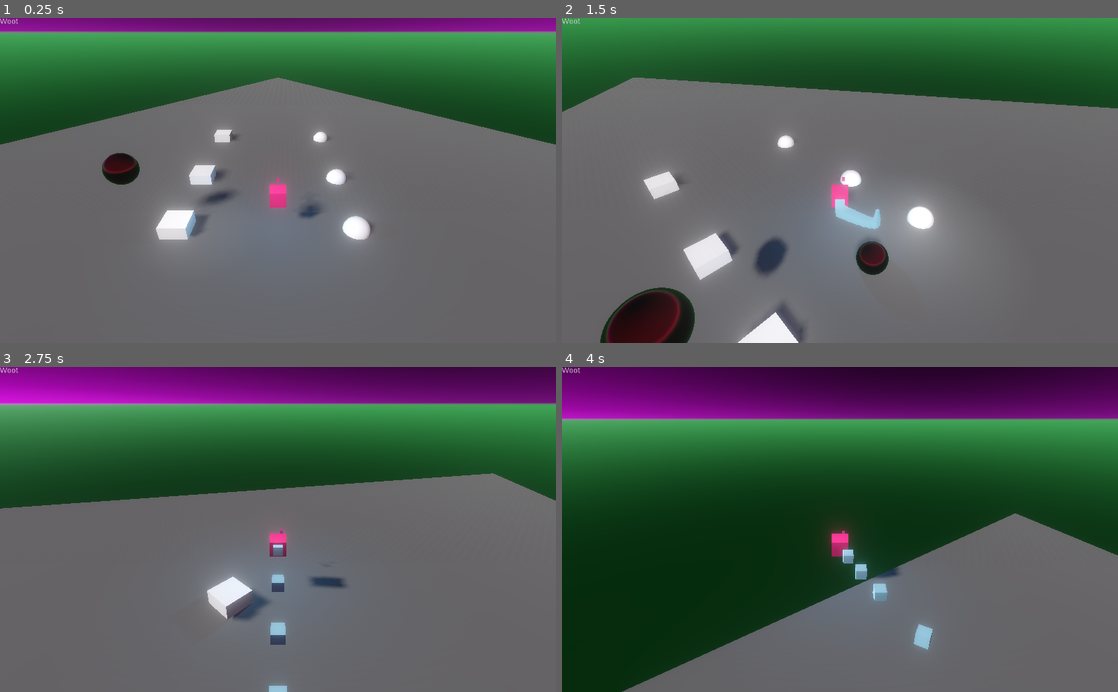
Above: before the commit, frames 1-4 (two rows, left to right).
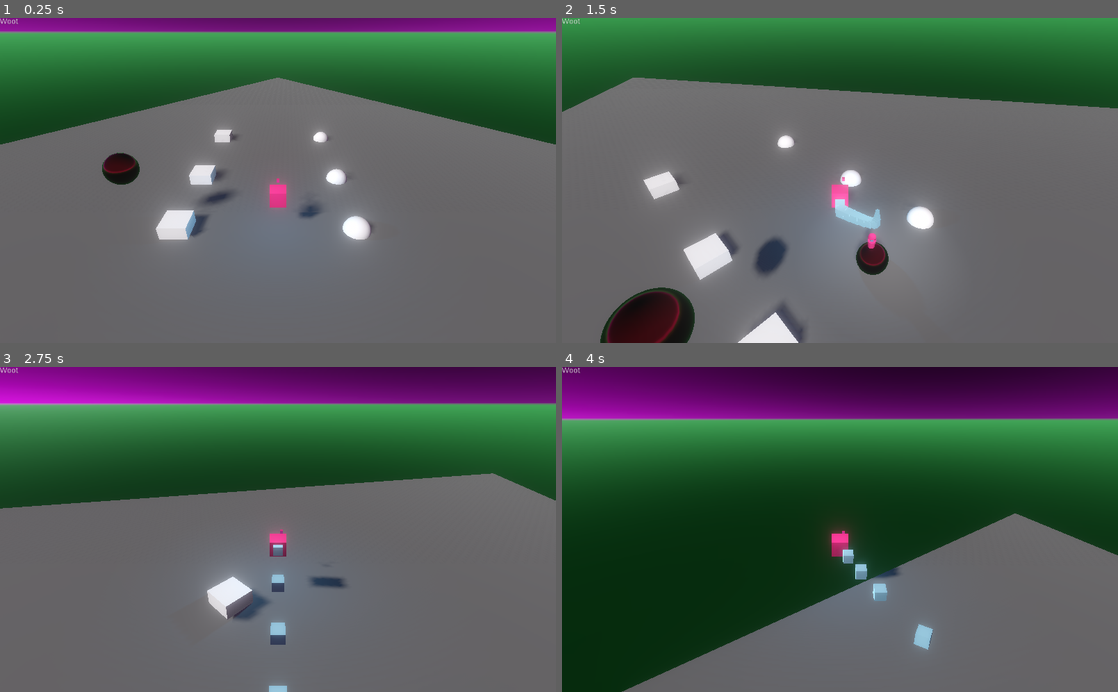
Above: after the commit, the same moments.

Repository: kirkja-leikjahonnunar/kor
Game: Godot game, scene res://Main/Main.tscn
Two runs of this game, one before a commit and one after it. Both use one fixed random seed, a clock stepped at 60 frames per second and the inputs below.
Inputs (mouse positions are in pixels of both pictures, inside the frame that each line leads up to):
- Up to frame 1 (0.25 s): no input
- Up to frame 2 (1.5 s): tap Enter at 0.5 s; move the mouse to (834, 187) at 0.52 s; hold Space (appy_breaks) 0.53-1.28 s; hold W (move_forward) from 0.53 s (still down); click (834, 187) at 0.67 s; tap Middle mouse button (jump) at 0.77, 1.07 s; right-click (834, 187) at 0.8 s; move the mouse to (878, 183) at 1.27 s; right-click (878, 183) at 1.35 s
- Up to frame 3 (2.75 s): keep holding W (move_forward); tap Middle mouse button (jump) at 1.52, 1.82, 2.3 s; click (316, 532) at 1.55 s; move the mouse to (233, 526) at 2.02 s; click (233, 526) at 2.1 s
- Up to frame 4 (4 s): move the mouse to (845, 529) at 2.77 s; release W (move_forward) at 2.78 s; hold A (move_left) 2.78-3.53 s; tap Middle mouse button (jump) at 2.85, 3.02, 3.32, 3.77 s; click (845, 529) at 2.92 s; tap Space (appy_breaks) at 3.05 s; move the mouse to (817, 523) at 3.52 s; hold W (move_forward) from 3.53 s (still down); hold Space (appy_breaks) from 3.53 s (still down); click (817, 523) at 3.67 s; right-click (817, 523) at 3.8 s

The runs differ from the first frame. In frame 1, less than 0.1% of the frame differs, in the area x 34-37%, y 59-67%; in frame 2, 0.1%, in the area x 52-66%, y 57-72%; in frame 3, less than 0.1%; in frame 4, nothing differs.

Commit message:
Hooked up a basic joypad controller Voidling navigation.

Diff:
--- a/Code/KirkjaOnline/Actors/Bubble/Bubble.tscn
+++ b/Code/KirkjaOnline/Actors/Bubble/Bubble.tscn
@@ -14,10 +14,6 @@
 [node name="Bubble" type="Spatial"]
 script = ExtResource( 1 )
 
-[node name="OmniLight" type="OmniLight" parent="."]
-transform = Transform( 1, 0, 0, 0, 1, 0, 0, 0, 1, 4.27095, 2.02651, -4.76837e-07 )
-omni_range = 8.37422
-
 [node name="RigidBody" type="RigidBody" parent="."]
 gravity_scale = 0.0
 linear_velocity = Vector3( 0, 1, 0 )
--- a/Code/KirkjaOnline/Actors/Signpost/Signpost.tscn
+++ b/Code/KirkjaOnline/Actors/Signpost/Signpost.tscn
@@ -17,6 +17,17 @@
 radius = 0.25
 height = 0.25
 is_hemisphere = true
+
+[sub_resource type="Animation" id=4]
+resource_name = "grow"
+length = 3.0
+tracks/0/type = "transform"
+tracks/0/path = NodePath(".")
+tracks/0/interp = 1
+tracks/0/loop_wrap = true
+tracks/0/imported = false
+tracks/0/enabled = true
+tracks/0/keys = PoolRealArray( 0, 1, 0, 0, 0, 0, 0, 0, 1, 0.1, 0.1, 0.1, 1, 1, 0, 0, 0, 0, 0, 0, 1, 1.14374, 1.14374, 1.14374, 1.3, 1, 0, 0, 0, 0, 0, 0, 1, 1, 1, 1 )
 
 [node name="Signpost" type="Spatial"]
 script = ExtResource( 1 )
@@ -44,4 +55,7 @@
 wait_time = 5.0
 autostart = true
 
+[node name="AnimationPlayer" type="AnimationPlayer" parent="."]
+anims/grow = SubResource( 4 )
+
 [connection signal="timeout" from="Timer" to="." method="_on_Timer_timeout"]
--- a/Code/KirkjaOnline/Actors/Signpost/assets/signpost.gd
+++ b/Code/KirkjaOnline/Actors/Signpost/assets/signpost.gd
@@ -2,7 +2,7 @@
 extends Spatial
 class_name Signpost
 
-#export var message: String = "Your Message."
+export var lifetime: float = 4.0
 
 func Initialize(primary: Color, secondary: Color) -> void:
 	var material: Material = $Post.get_surface_material(0)
@@ -10,5 +10,6 @@
 	material = $Bulb.get_surface_material(0)
 	material.set_shader_param("Color", secondary)
 
+
 func _on_Timer_timeout() -> void:
 	queue_free()
--- a/Code/KirkjaOnline/Actors/Voidling/Assets/Voidling.gd
+++ b/Code/KirkjaOnline/Actors/Voidling/Assets/Voidling.gd
@@ -6,8 +6,8 @@
 enum TravelMode { GLIDE, WALK }
 
 # Properties.
-export var MouseSensitivityX: float = 0.01
-export var MouseSensitivityY: float = 0.01
+export var MouseSenesitivity: float = 0.01
+export var JoypadLookSpeed: float = 5.0
 
 export var PrimaryColor: Color = Color.purple
 export var SecondaryColor: Color = Color.chartreuse
@@ -40,6 +40,93 @@
 
 # TODO: Does this message apear anywhere like the todo list in VS?
 
+
+###################
+# Godot Functions #
+###################
+
+#----------
+# Update().
+#----------
+func _process(delta_time: float) -> void:
+	if travel_mode == TravelMode.GLIDE:
+
+		var thrust_vector: Vector3 = Vector3.ZERO # Set to zero every time through.
+
+		# The keyboard bit.
+		if Input.is_action_pressed("move_forward"):
+			thrust_vector -= Vector3(sin(APPARITION.rotation.y), 0, cos(APPARITION.rotation.y))
+		if Input.is_action_pressed("move_back"):
+			thrust_vector += Vector3(sin(APPARITION.rotation.y), 0, cos(APPARITION.rotation.y))
+		if Input.is_action_pressed("move_left"):
+			thrust_vector -= APPARITION.transform.basis.x
+		if Input.is_action_pressed("move_right"):
+			thrust_vector += APPARITION.transform.basis.x
+
+		if Input.is_action_just_pressed("jump"):
+			print("Jump")
+
+		if Input.is_action_just_released("jump"):
+			print("Unjump")
+
+		if Input.is_action_pressed("move_up"):
+			thrust_vector -= Vector3.UP
+		if Input.is_action_pressed("move_down"):
+			thrust_vector -= Vector3.DOWN
+
+		# The gamepad bit.
+		APPARITION.rotate_y(-(Input.get_action_strength("look_right") - Input.get_action_strength("look_left")) * JoypadLookSpeed * delta_time) # Yaw.
+		APPARITION.rotate_object_local(Vector3.RIGHT, -(Input.get_action_strength("look_down") - Input.get_action_strength("look_up")) * JoypadLookSpeed * delta_time) # Pitch.
+
+		# Any thrusting going on?
+		if thrust_vector != Vector3.ZERO:
+			velocity += thrust_vector * thrust_power * delta_time
+
+
+
+		# Brakes for all.
+		if Input.is_action_pressed("appy_breaks"):
+			velocity *= break_power
+
+
+
+		if Input.is_action_just_pressed("post_sign") and FLOORCAST.is_colliding():
+			var collision_point: Vector3 = FLOORCAST.get_collision_point()
+
+			var signpost: Signpost = signpost_ps.instance()
+			signpost.Initialize(PrimaryColor, SecondaryColor)
+			signpost.translation = collision_point
+			self.main.VOID.add_child(signpost)
+			print("Post sign.")
+
+	translate(velocity) #velocity = move_and_slide(velocity)
+	Raycast()
+
+
+#-------
+# Input.
+#-------
+func _input(event: InputEvent) -> void:
+	if travel_mode == TravelMode.GLIDE:
+
+		# The mouse bit.
+		if event is InputEventMouseMotion:
+			if Input.is_action_pressed("move_forward") or Input.is_action_pressed("move_back") or \
+			Input.is_action_pressed("move_left") or Input.is_action_pressed("move_right") or \
+			Input.is_action_pressed("enable_steering"):
+				self.rotate_y(event.get_relative().x * -MouseSenesitivity) # Yaw.
+				APPARITION.rotate_object_local(Vector3.RIGHT, event.get_relative().y * -MouseSenesitivity) # Pitch.
+			else:
+				APPARITION.rotate_y(event.get_relative().x * -MouseSenesitivity) # Yaw.
+				APPARITION.rotate_object_local(Vector3.RIGHT, event.get_relative().y * -MouseSenesitivity) # Pitch.
+
+
+
+
+
+
+
+
 # Initialize.
 func Initialize(main: Node, pronouns: String):
 	self.main = main
@@ -52,78 +139,6 @@
 
 	$Apparition/Column.process_material.set_color(SecondaryColor)
 	$Apparition/CentralLight.set_color(SecondaryColor)
-
-###################
-# Godot Functions #
-###################
-	# Messin' with StackOverflow.
-
-	#var forward: Vector3 = Vector3(-sin(rotation.y), 0, -cos(rotation.y))
-	#var left: Vector3 = Vector3(sin(rotation.y - PI / 2), 0, cos(rotation.y - PI / 2))
-
-
-	#Vector3 forward = new Vector3(-(float)Math.Sin(Rotation.y), 0, -(float)Math.Cos(Rotation.y));
-	#Vector3 left = new Vector3((float)Math.Sin(Rotation.y - Math.PI/2), 0, (float)Math.Cos(Rotation.y - Math.PI/2));
-
-
-
-#----------
-# Update().
-#----------
-func _process(delta_time: float) -> void:
-	if travel_mode == TravelMode.GLIDE:
-
-#		input_vector.x = Input.get_action_strength("ui_right") - Input.get_action_strength("ui_left")
-#		input_vector.z = Input.get_action_strength("ui_down") - Input.get_action_strength("ui_up")
-
-#		var input_vector: Vector3 = Vector3.ZERO
-#		input_vector.x = Input.get_action_strength("move_right") - Input.get_action_strength("move_left")
-#		input_vector.z = Input.get_action_strength("move_back") - Input.get_action_strength("move_forward")
-#		input_vector = input_vector.normalized()
-
-		var thrust_vector: Vector3 = Vector3.ZERO
-
-		if Input.is_action_pressed("move_forward"):
-			thrust_vector -= Vector3(sin(APPARITION.rotation.y), 0, cos(APPARITION.rotation.y))
-		if Input.is_action_pressed("move_back"):
-			thrust_vector += Vector3(sin(APPARITION.rotation.y), 0, cos(APPARITION.rotation.y))
-		if Input.is_action_pressed("move_left"):
-			thrust_vector -= APPARITION.transform.basis.x
-		if Input.is_action_pressed("move_right"):
-			thrust_vector += APPARITION.transform.basis.x
-
-		if Input.is_action_pressed("move_up"):
-			thrust_vector -= Vector3.UP
-		if Input.is_action_pressed("move_down"):
-			thrust_vector -= Vector3.DOWN
-
-
-
-		if thrust_vector != Vector3.ZERO:
-			velocity += thrust_vector * thrust_power * delta_time
-			#velocity = velocity
-			#velocity = move_and_slide(velocity)
-
-
-
-		# Brakes for all.
-		if Input.is_action_pressed("appy_breaks"):
-			velocity *= break_power
-
-		# Walking.
-		if travel_mode == TravelMode.WALK:
-			if Input.is_action_just_pressed("jump"):
-				print("Jump start")
-			if Input.is_action_just_released("jump"):
-				print("Jump end")
-
-
-
-
-
-		translate(velocity)
-		Raycast()
-
 
 
 # Racast logic.
@@ -140,40 +155,7 @@
 		if other_object.owner is Bubble:
 			other_object.queue_free()
 
-	if FLOORCAST.is_enabled() and FLOORCAST.is_colliding():
-		if Input.is_action_just_pressed("post_sign"):
-			var collision_point: Vector3 = FLOORCAST.get_collision_point()
 
-			var signpost: Signpost = signpost_ps.instance()
-			signpost.Initialize(PrimaryColor, SecondaryColor)
-			signpost.translation = collision_point
-			self.main.VOID.add_child(signpost)
-			print("Post sign.")
-
-
-
-
-# Input.
-func _input(event: InputEvent) -> void:
-	if event is InputEventMouseMotion:
-
-		if travel_mode == TravelMode.GLIDE:
-			if Input.is_action_pressed("move_forward") or Input.is_action_pressed("move_back") or \
-			Input.is_action_pressed("move_left") or Input.is_action_pressed("move_right") or \
-			Input.is_action_pressed("enable_steering"):
-				self.rotate_y(event.get_relative().x * -MouseSensitivityX) # Yaw.
-				APPARITION.rotate_object_local(Vector3.RIGHT, event.get_relative().y * -MouseSensitivityY) # Pitch.
-			else:
-				APPARITION.rotate_y(event.get_relative().x * -MouseSensitivityX) # Yaw for Voidling node.
-				APPARITION.rotate_object_local(Vector3.RIGHT, event.get_relative().y * -MouseSensitivityY) # Pitch.
-
-
-
-
-	# If you want to type like a Keyboard.
-	#if event is InputEventKey:
-	#	if event.is_action_pressed("move_forward", true):
-	#		print("move_forward")
 
 
 #export var reset_to_zero: bool = false setget reset_zero
--- a/Code/KirkjaOnline/Actors/Voidling/Voidling.tscn
+++ b/Code/KirkjaOnline/Actors/Voidling/Voidling.tscn
@@ -24,15 +24,16 @@
 
 [node name="CollisionShape" type="CollisionShape" parent="."]
 transform = Transform( 1, 0, 0, 0, 1, 0, 0, 0, 1, 0, 1, 0 )
-shape = SubResource( 4 )
+shape = SubResource( 1 )
 
 [node name="FloorCast" type="RayCast" parent="."]
 transform = Transform( 1, 0, 0, 0, 1, 0, 0, 0, 1, 0, 1, 0 )
+enabled = true
 cast_to = Vector3( 0, -10, 0 )
 
 [node name="Forward" type="MeshInstance" parent="."]
 transform = Transform( 0.22, 0, 0, 0, 0.22, 0, 0, 0, 0.22, 0, 1, -2 )
-mesh = SubResource( 1 )
+mesh = SubResource( 2 )
 material/0 = ExtResource( 4 )
 
 [node name="Apparition" type="Area" parent="."]
@@ -78,16 +79,16 @@
 [node name="SpotLight" type="SpotLight" parent="Apparition"]
 transform = Transform( 1, 0, 0, 0, 0.598856, 0.800857, 0, -0.800857, 0.598856, -0.48994, 2.99432, 1.7181 )
 
-[node name="Control" type="Control" parent="."]
+[node name="DebugUI" type="Control" parent="."]
 anchor_right = 1.0
 anchor_bottom = 1.0
 __meta__ = {
 "_edit_use_anchors_": false
 }
 
-[node name="Label" type="Label" parent="Control"]
-margin_right = 185.0
-margin_bottom = 132.0
+[node name="Label" type="Label" parent="DebugUI"]
+anchor_right = 1.0
+margin_bottom = 14.0
 text = "Woot"
 __meta__ = {
 "_edit_use_anchors_": false
--- /dev/null
+++ b/Code/KirkjaOnline/Debug/DebugUI.tscn
@@ -0,0 +1,19 @@
+[gd_scene load_steps=2 format=2]
+
+[ext_resource path="res://Debug/debug_ui.gd" type="Script" id=1]
+
+[node name="DebugUI" type="Control"]
+anchor_right = 1.0
+anchor_bottom = 1.0
+script = ExtResource( 1 )
+__meta__ = {
+"_edit_use_anchors_": false
+}
+
+[node name="Printout" type="Label" parent="."]
+margin_right = 1012.0
+margin_bottom = 35.0
+text = "Debug UI Is here."
+__meta__ = {
+"_edit_use_anchors_": false
+}
--- /dev/null
+++ b/Code/KirkjaOnline/Debug/debug_ui.gd
@@ -0,0 +1,4 @@
+extends Control
+
+func Print(message: String) -> void:
+	$Printout.text = message
--- a/Code/KirkjaOnline/Main/Main.tscn
+++ b/Code/KirkjaOnline/Main/Main.tscn
@@ -89,16 +89,6 @@
 [node name="Timer" type="Timer" parent="Node3D"]
 autostart = true
 
-[node name="Node2D" type="Node2D" parent="."]
-position = Vector2( -1, 0 )
-
-[node name="NodeUI" type="Control" parent="."]
-margin_right = 40.0
-margin_bottom = 40.0
-__meta__ = {
-"_edit_use_anchors_": false
-}
-
 [node name="AudioStreamPlayer" type="AudioStreamPlayer" parent="."]
 stream = ExtResource( 4 )
 volume_db = -10.0
--- a/Code/KirkjaOnline/Main/assets/main.gd
+++ b/Code/KirkjaOnline/Main/assets/main.gd
@@ -6,16 +6,17 @@
 onready var sign_ps: PackedScene = preload("res://Actors/Signpost/Signpost.tscn")
 onready var bubble_ps: PackedScene = preload("res://Actors/Bubble/Bubble.tscn")
 
-# Renaming convinience.
 # Node refrences.
 onready var VOID: Spatial = $Node3D/Void
-onready var UI: Control = $NodeUI
 
 var player: Spatial = null
 
 # Hey.
 func Hey(message: String) -> void:
 	print(message)
+
+func HeyUI(message: String) -> void:
+	$DebugUI.Print(message)
 
 func Reparent(node: Node, new_parent: Node):
 	node.get_parent().remove_child(node)
@@ -39,10 +40,15 @@
 	VOID.add_child(voidling)
 
 
+
+
 # [ Escape ] key.
 func _unhandled_input(event):
 	if event is InputEventKey:
 		if event.pressed and event.scancode == KEY_ESCAPE:
+			get_tree().quit()
+	if event is InputEventJoypadButton:
+		if event.pressed and event.button_index == 11: # Joypad [Start] button.
 			get_tree().quit()
 
 
--- a/Code/KirkjaOnline/project.godot
+++ b/Code/KirkjaOnline/project.godot
@@ -50,10 +50,6 @@
 
 [input]
 
-ui_end={
-"deadzone": 0.5,
-"events": [  ]
-}
 move_forward={
 "deadzone": 0.5,
 "events": [ Object(InputEventKey,"resource_local_to_scene":false,"resource_name":"","device":0,"alt":false,"shift":false,"control":false,"meta":false,"command":false,"pressed":false,"scancode":87,"unicode":0,"echo":false,"script":null)
@@ -88,10 +84,24 @@
 "events": [ Object(InputEventKey,"resource_local_to_scene":false,"resource_name":"","device":0,"alt":false,"shift":false,"control":false,"meta":false,"command":false,"pressed":false,"scancode":69,"unicode":0,"echo":false,"script":null)
  ]
 }
-appy_breaks={
+look_left={
 "deadzone": 0.5,
-"events": [ Object(InputEventKey,"resource_local_to_scene":false,"resource_name":"","device":0,"alt":false,"shift":false,"control":false,"meta":false,"command":false,"pressed":false,"scancode":32,"unicode":0,"echo":false,"script":null)
-, Object(InputEventJoypadButton,"resource_local_to_scene":false,"resource_name":"","device":0,"button_index":13,"pressure":0.0,"pressed":false,"script":null)
+"events": [ Object(InputEventJoypadMotion,"resource_local_to_scene":false,"resource_name":"","device":0,"axis":2,"axis_value":-1.0,"script":null)
+ ]
+}
+look_right={
+"deadzone": 0.5,
+"events": [ Object(InputEventJoypadMotion,"resource_local_to_scene":false,"resource_name":"","device":0,"axis":2,"axis_value":1.0,"script":null)
+ ]
+}
+look_up={
+"deadzone": 0.5,
+"events": [ Object(InputEventJoypadMotion,"resource_local_to_scene":false,"resource_name":"","device":0,"axis":3,"axis_value":-1.0,"script":null)
+ ]
+}
+look_down={
+"deadzone": 0.5,
+"events": [ Object(InputEventJoypadMotion,"resource_local_to_scene":false,"resource_name":"","device":0,"axis":3,"axis_value":1.0,"script":null)
  ]
 }
 jump={
@@ -100,16 +110,13 @@
 , Object(InputEventJoypadButton,"resource_local_to_scene":false,"resource_name":"","device":0,"button_index":0,"pressure":0.0,"pressed":false,"script":null)
  ]
 }
-toggle_travel_mode={
+appy_breaks={
 "deadzone": 0.5,
-"events": [ Object(InputEventKey,"resource_local_to_scene":false,"resource_name":"","device":0,"alt":false,"shift":false,"control":false,"meta":false,"command":false,"pressed":false,"scancode":16777218,"unicode":0,"echo":false,"script":null)
+"events": [ Object(InputEventKey,"resource_local_to_scene":false,"resource_name":"","device":0,"alt":false,"shift":false,"control":false,"meta":false,"command":false,"pressed":false,"scancode":32,"unicode":0,"echo":false,"script":null)
+, Object(InputEventJoypadButton,"resource_local_to_scene":false,"resource_name":"","device":0,"button_index":13,"pressure":0.0,"pressed":false,"script":null)
  ]
 }
-alt_fly_ui={
-"deadzone": 0.5,
-"events": [  ]
-}
-enable_laser={
+enable_steering={
 "deadzone": 0.5,
 "events": [ Object(InputEventMouseButton,"resource_local_to_scene":false,"resource_name":"","device":0,"alt":false,"shi …(212 unchanged characters)…
  ]
@@ -117,9 +124,10 @@
 post_sign={
 "deadzone": 0.5,
 "events": [ Object(InputEventMouseButton,"resource_local_to_scene":false,"resource_name":"","device":0,"alt":false,"shi …(212 unchanged characters)…
+, Object(InputEventJoypadButton,"resource_local_to_scene":false,"resource_name":"","device":0,"button_index":2,"pressure":0.0,"pressed":false,"script":null)
  ]
 }
-enable_steering={
+enable_laser={
 "deadzone": 0.5,
 "events": [ Object(InputEventMouseButton,"resource_local_to_scene":false,"resource_name":"","device":0,"alt":false,"shi …(212 unchanged characters)…
  ]
@@ -127,6 +135,20 @@
 scale_laser={
 "deadzone": 0.5,
 "events": [ Object(InputEventMouseButton,"resource_local_to_scene":false,"resource_name":"","device":0,"alt":false,"shi …(212 unchanged characters)…
+ ]
+}
+ui_end={
+"deadzone": 0.5,
+"events": [  ]
+}
+toggle_travel_mode={
+"deadzone": 0.5,
+"events": [ Object(InputEventKey,"resource_local_to_scene":false,"resource_name":"","device":0,"alt":false,"shift":false,"control":false,"meta":false,"command":false,"pressed":false,"scancode":16777218,"unicode":0,"echo":false,"script":null)
+ ]
+}
+quit_game={
+"deadzone": 0.5,
+"events": [ Object(InputEventJoypadButton,"resource_local_to_scene":false,"resource_name":"","device":0,"button_index":11,"pressure":0.0,"pressed":false,"script":null)
  ]
 }
 
Not shown: 1 places in Code/KirkjaOnline/Actors/Signpost/Signpost.tscn that only renumber resources
Not shown: 4 places in Code/KirkjaOnline/Actors/Voidling/Voidling.tscn that only renumber resources
